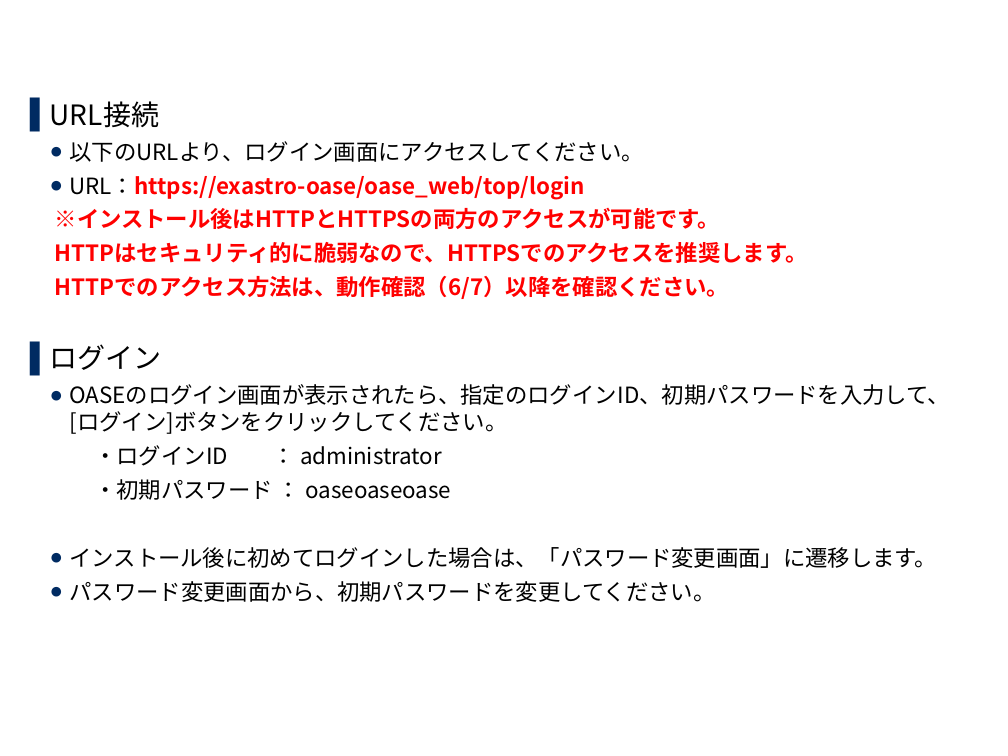
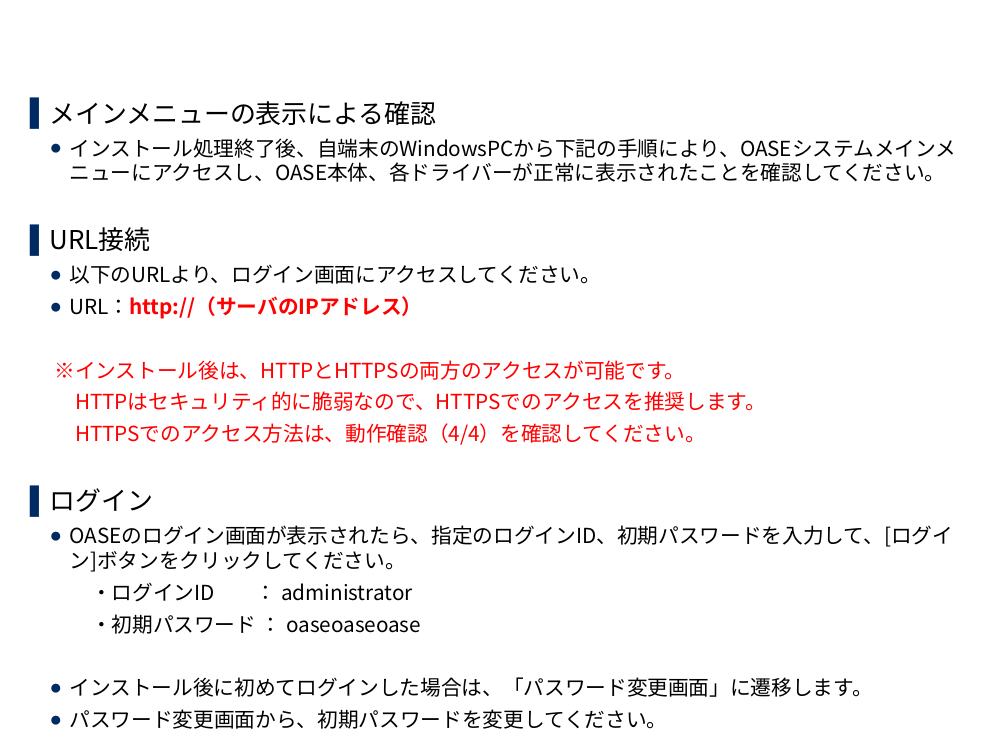
Before and after one commit to exastro-suite/oase-docs, a slide deck: slide 23 of asset/Learn_ja/OASE-online-install_ja.pptx (slide 25 before the commit). Drawn at 1008x756 pixels with LibreOffice and Linux fonts; fonts in the diff are those of the drawing; background and template pictures are left out. Boxes give left, top, right and bottom in pixels: in the first picture for what was removed or moved away, otherwise in the second. Text is boxed around its words. In the diff, an @@ line names an element or a change of style, - is before the commit and + after.

Commit message:
操作端末への証明書インポート手順を削除

```diff
--- a/asset/Learn_ja/OASE-online-install_ja.pptx
+++ b/asset/Learn_ja/OASE-online-install_ja.pptx
@@ text at bbox=[50, 101, 957, 182]: paragraphs added @@
+▌ メインメニューの表示による確認
+  ● インストール処理終了後、自端末のWindowsPCから下記の手順により、OASEシステムメインメニューにアクセスし、OASE本体、各ドライバーが正常に表示されたことを確認してください。
@@ text at bbox=[50, 227, 954, 729]: size 20 to 18.5 pt in "URL接続", "ログイン"; size 16 to 14.8 pt in "以下のURLより、ログイン画面にアクセスしてください。", "HTTPはセキュリティ的に脆弱なので、HTTPSでのアクセスを推奨します。", "OASEのログイン画面が表示されたら、指定のログインID、初期パスワードを入力して、[ログイン]ボタンをクリックしてくだ ...", "・ログインID ： administrator" and 3 more places; bold off in "HTTPはセキュリティ的に脆弱なので、HTTPSでのアクセスを推奨します。" @@
@@ text at bbox=[54, 296, 685, 380]: text changed; size 16 to 14.8 pt; bold off @@
-  ● URL：https://exastro-oase/oase_web/top/login
-  ※インストール後はHTTPとHTTPSの両方のアクセスが可能です。
+  ● URL：http://（サーバのIPアドレス）
+  ※インストール後は、HTTPとHTTPSの両方のアクセスが可能です。
@@ text at bbox=[75, 423, 706, 445]: text changed; size 16 to 14.8 pt; bold off @@
-  HTTPでのアクセス方法は、動作確認（6/7）以降を確認ください。
+  HTTPSでのアクセス方法は、動作確認（4/4）を確認してください。
```
Also in this commit, not shown: 4 other slides changed, 3 slides removed, 1 other file.
